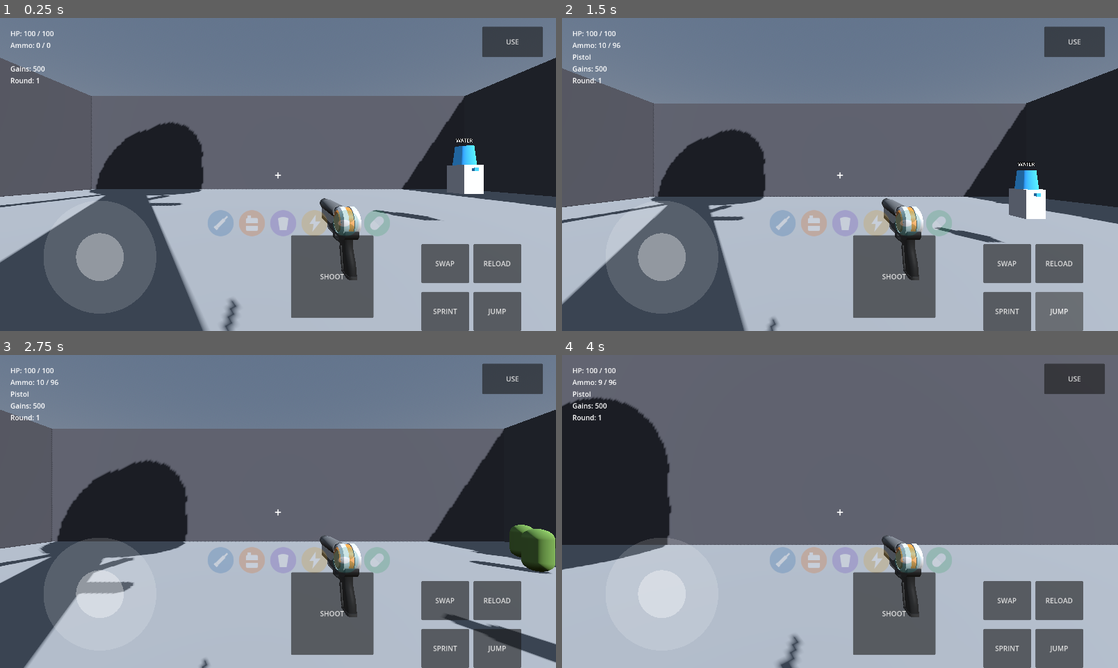
Above: before the commit, frames 1-4 (two rows, left to right).
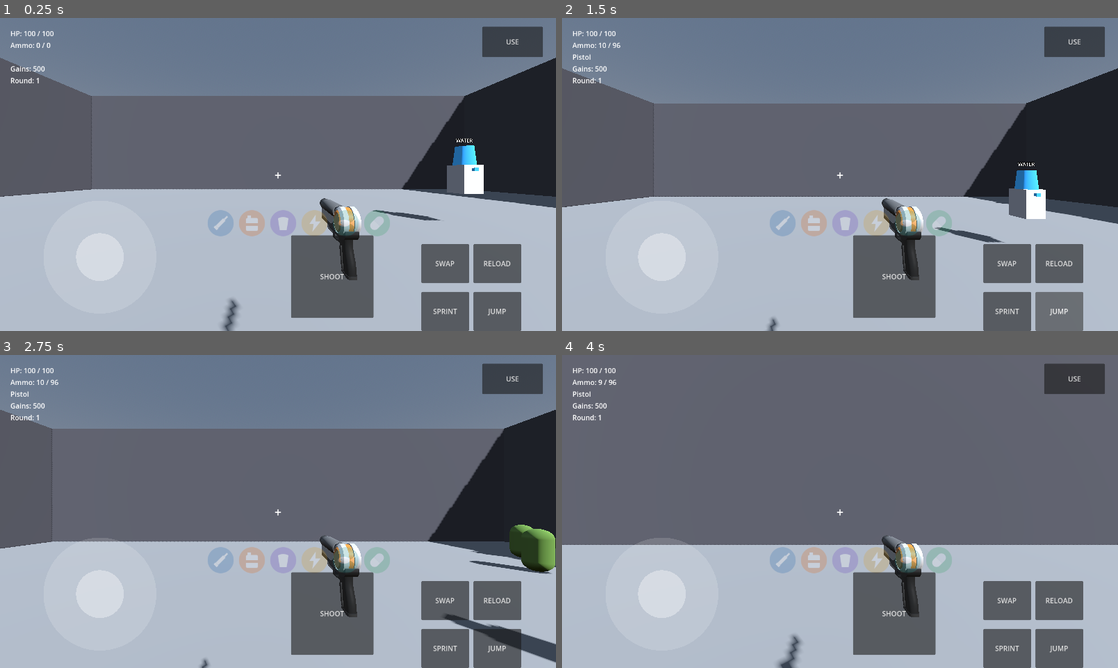
Above: after the commit, the same moments.

Repository: nateomach1-debug/jacked-undead
Game: Godot game, scene res://scenes/main/main.tscn
The game is run twice, just before and just after one commit, with the same random seed, the same clock (stepped at 60 frames per second) and the same inputs.
Inputs (mouse positions are in pixels of both pictures, inside the frame that each line leads up to):
- Up to frame 1 (0.25 s): no input
- Up to frame 2 (1.5 s): click "SHOOT" at 0.5 s; click "JUMP" at 1.25 s
- Up to frame 3 (2.75 s): move the mouse to (305, 511) at 2.02 s; hold W (move_forward) from 2.03 s (still down); tap F (interact) at 2.1 s; tap Space (jump) at 2.27 s
- Up to frame 4 (4 s): keep holding W (move_forward); move the mouse to (812, 511) at 2.77 s; click (812, 511) at 2.85 s; tap Space (jump) at 3.02 s; move the mouse to (851, 505) at 3.52 s; hold Ctrl (sprint) from 3.53 s (still down)

The runs differ from the first frame. In frame 1, 16% of the frame differs, in the area x 0-62%, y 33-100%; in frame 2, 13%; in frame 3, 10%; in frame 4, 9.2%.

Commit message:
Update pr_rack.tscn

Diff:
--- a/scenes/stations/pr_rack.tscn
+++ b/scenes/stations/pr_rack.tscn
@@ -15,6 +15,7 @@
 shape = SubResource("BoxShape3D_1")
 
 [node name="Model" parent="." instance=ExtResource("2")]
+transform = Transform3D(0.15, 0, 0, 0, 0.15, 0, 0, 0, 0.15, 0, 0, 0)
 
 [node name="Label3D" type="Label3D" parent="."]
 transform = Transform3D(1, 0, 0, 0, 1, 0, 0, 0, 1, 0, 1.6, 0)
